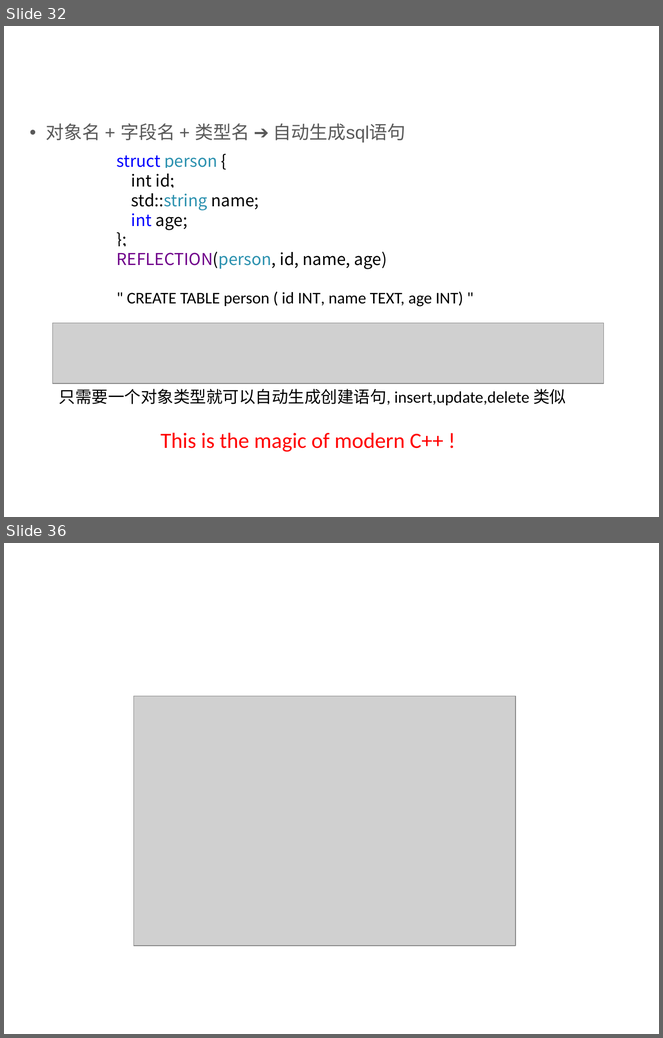
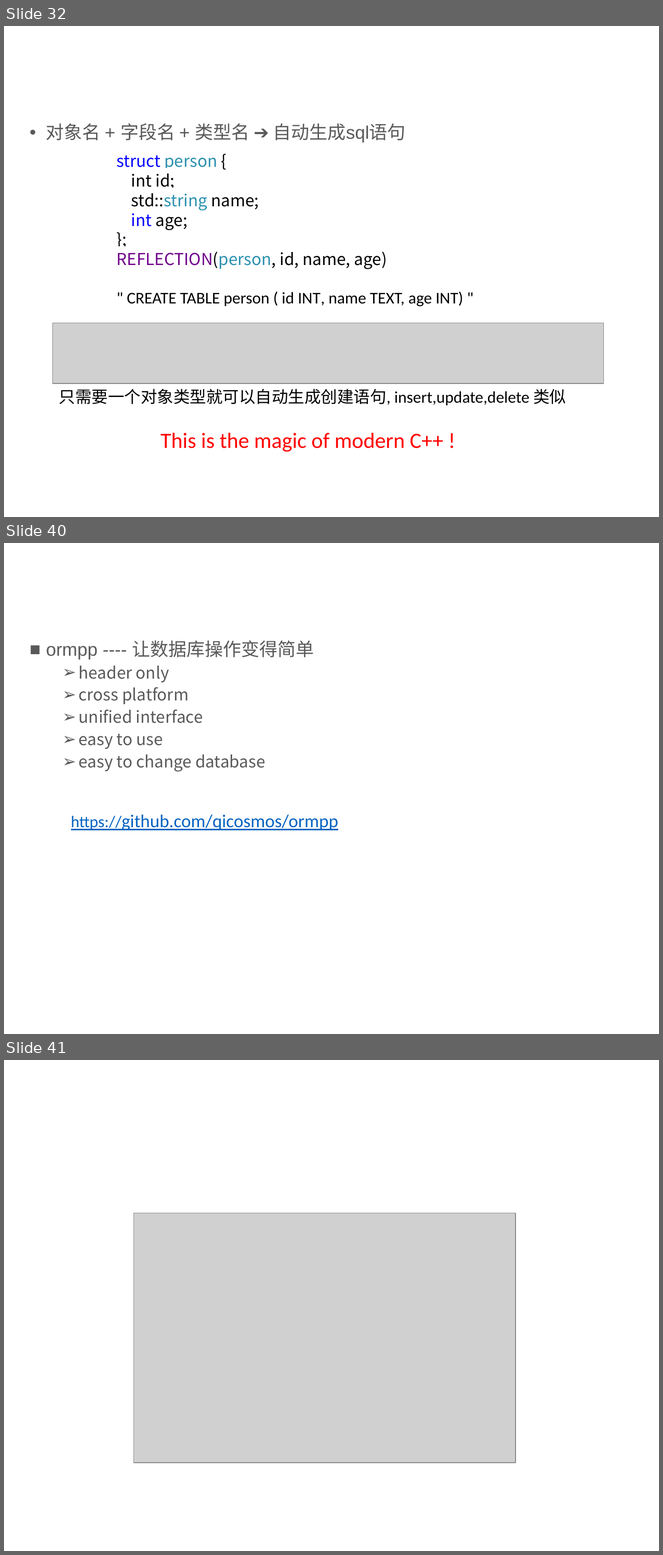
Before and after one commit to qicosmos/cppcon2017, a slide deck: CPP-Summit.pptx. Shown one above the other, each under a label of ours: slides 32 and 36 before the commit, slides 32, 40 and 41 after it; the slides between them are not shown. The pictures are 663x1038 and 663x1555 pixels, drawn with LibreOffice and Linux fonts; fonts in the diff are those of the drawing; grey boxes stand for pictures; background and template pictures are left out. Boxes give left, top, right and bottom in pixels: in the first picture for what was removed or moved away, otherwise in the second. Text is boxed around its words. In the diff, an @@ line names an element or a change of style, - is before the commit and + after.

```diff
--- a/CPP-Summit.pptx
+++ b/CPP-Summit.pptx
@@ slide 40 added at <box>4,543,659,1034</box>, background #FFFFFF @@
@@ text added at <box>23,565,493,595</box>, 24 pt, text #FFFFFF @@
+ormpp
@@ text added at <box>46,640,314,772</box>, 18 pt, text #595959 @@
+■ ormpp ---- 让数据库操作变得简单
+  ➢ header only
+  ➢ cross platform
+  ➢ unified interface
+  ➢ easy to use
+  ➢ easy to change database
@@ text added at <box>71,814,338,831</box>, 20 pt, text #0563C1, underline @@
+https://github.com/qicosmos/ormpp
@@ what was slide 36 is now slide 41 @@
```
Also in this commit, not shown: 3 slides changed, 11 other slides added, 1 slide removed.
